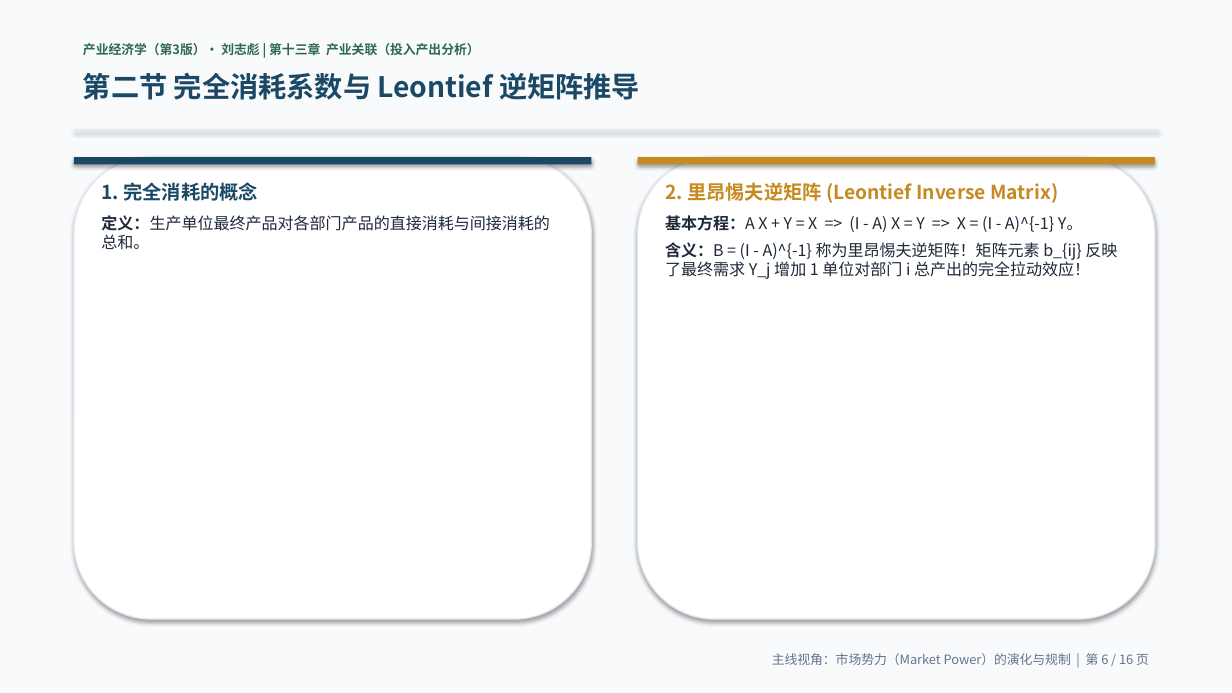
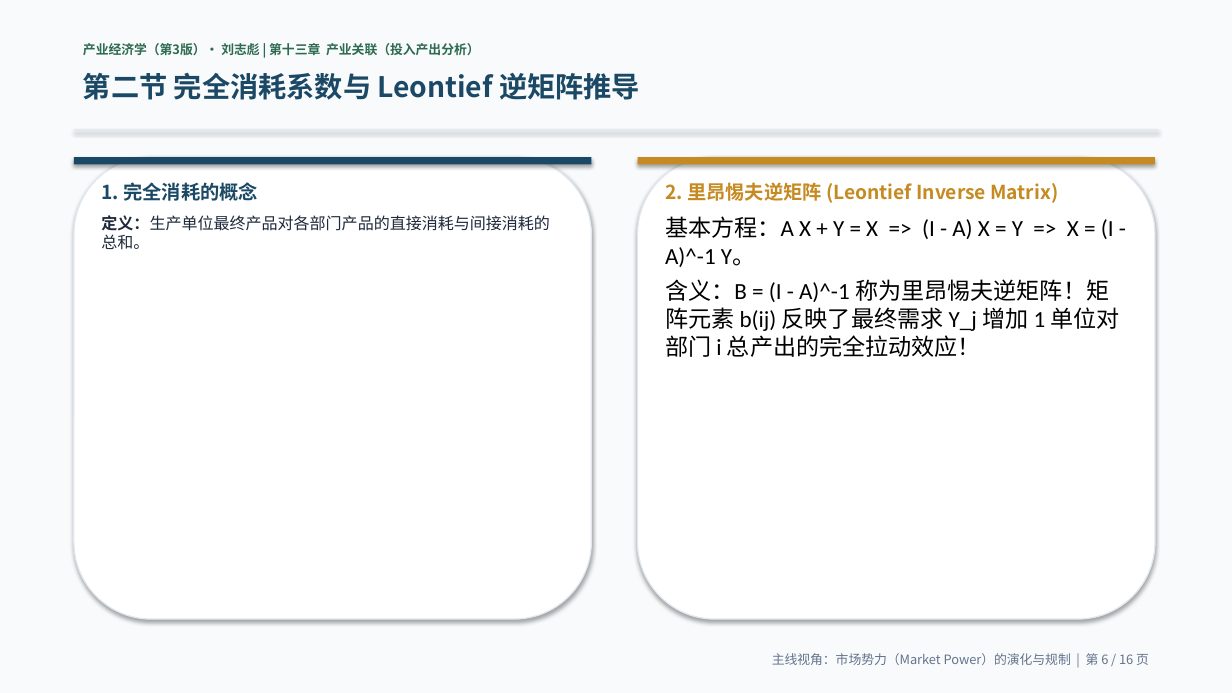
Before and after one commit to chens9956-prog/2026-industrial-economics, a slide deck: slide 6 of 刘志彪_产业经济学_第13章_产业关联(产业控制力主线精编).pptx. Drawn at 1232x693 pixels with LibreOffice and Linux fonts; fonts in the diff are those of the drawing. Boxes give left, top, right and bottom in pixels: in the first picture for what was removed or moved away, otherwise in the second. Text is boxed around its words. In the diff, an @@ line names an element or a change of style, - is before the commit and + after.

```diff
--- a/刘志彪_产业经济学_第13章_产业关联(产业控制力主线精编).pptx
+++ b/刘志彪_产业经济学_第13章_产业关联(产业控制力主线精编).pptx
@@ text at <box>665,216,1119,357</box>: text changed; size 12.5 to 18 pt; font Noto Sans CJK SC to Calibri; text colour #1E293B to #000000 @@
-基本方程：A X + Y = X => (I - A) X = Y => X = (I - A)^{-1} Y。
-含义：B = (I - A)^{-1} 称为里昂惕夫逆矩阵！矩阵元素 b_{ij} 反映了最终需求 Y_j 增加 1 单位对部门 i 总产出的完全拉动效应！
+基本方程：A X + Y = X => (I - A) X = Y => X = (I - A)^-1 Y。
+含义：B = (I - A)^-1 称为里昂惕夫逆矩阵！矩阵元素 b(ij) 反映了最终需求 Y_j 增加 1 单位对部门 i 总产出的完全拉动效应！
```
Also in this commit, not shown: 4 other slides changed, 9 other files.
